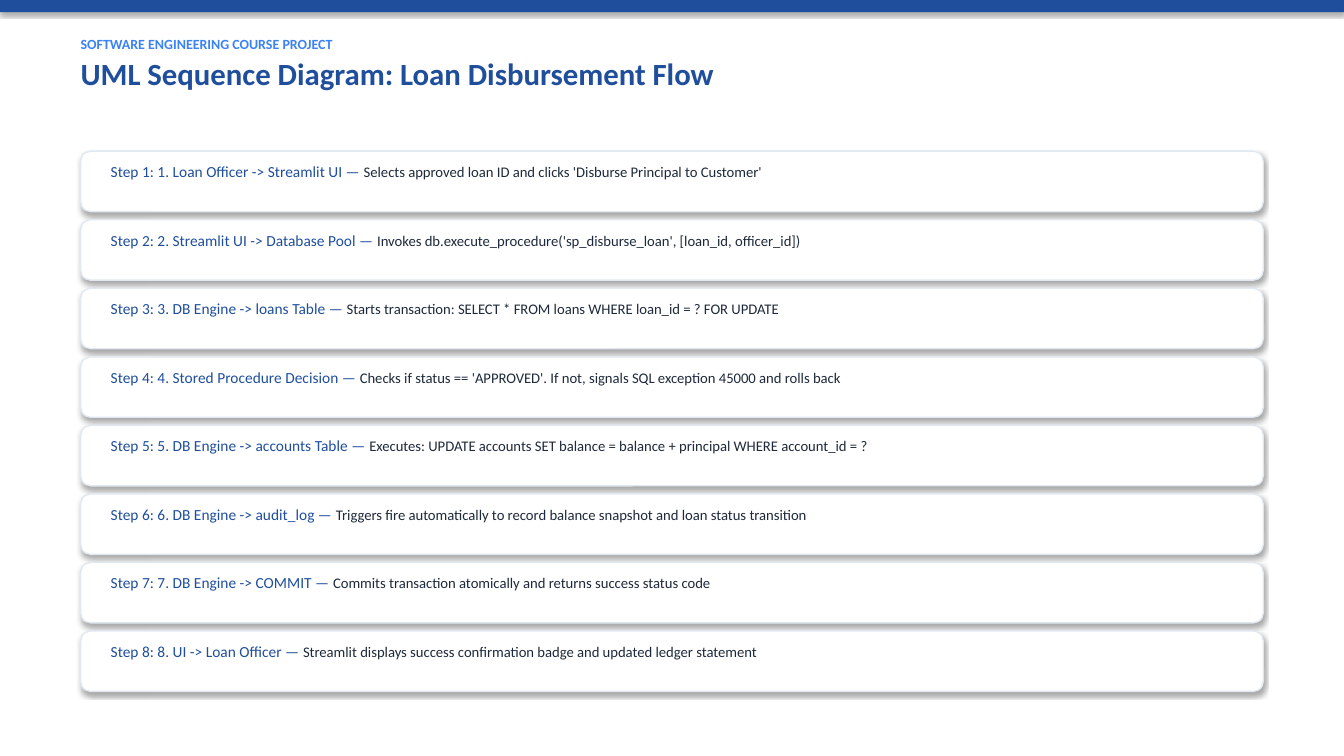
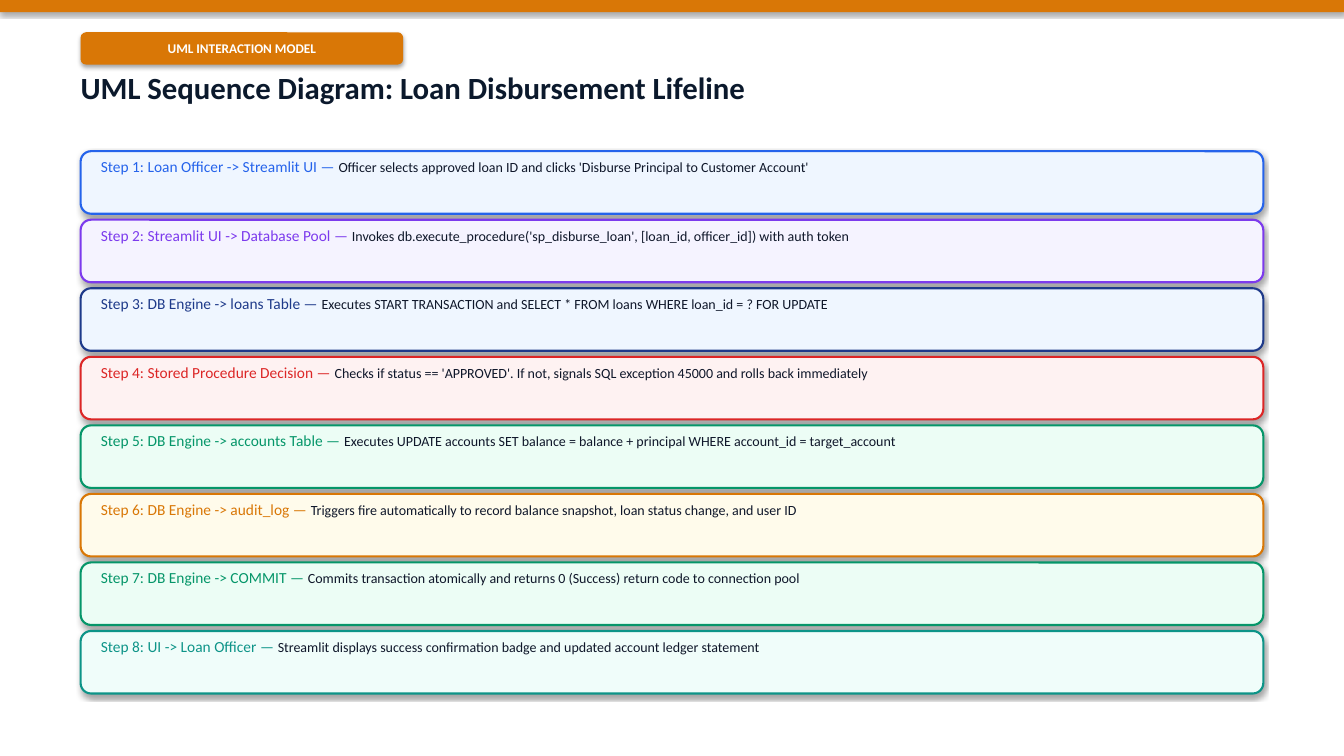
Before and after one commit to shreyasghatekar1-prog/Database-Management-System-Course-Project, a slide deck: slide 20 of Bank_Management_System_Software_Engineering_Presentation.pptx. Drawn at 1344x756 pixels with LibreOffice and Linux fonts; fonts in the diff are those of the drawing. Boxes give left, top, right and bottom in pixels: in the first picture for what was removed or moved away, otherwise in the second. Text is boxed around its words. In the diff, an @@ line names an element or a change of style, - is before the commit and + after.

```diff
--- a/Bank_Management_System_Software_Engineering_Presentation.pptx
+++ b/Bank_Management_System_Software_Engineering_Presentation.pptx
@@ rectangle at bbox=[0, 0, 1344, 12]: fill #1F4E9C to #D97706 @@
@@ rounded rectangle added at bbox=[81, 32, 403, 65], fill #D97706, 9.5 pt, text #FFFFFF, bold @@
+UML INTERACTION MODEL
@@ text at bbox=[81, 77, 745, 105]: text changed; text colour #1F4E9C to #0B192C @@
-SOFTWARE ENGINEERING COURSE PROJECT
-UML Sequence Diagram: Loan Disbursement Flow
+UML Sequence Diagram: Loan Disbursement Lifeline
@@ rounded rectangle at bbox=[81, 151, 1263, 214]: fill #FFFFFF to #EFF6FF; outline #E2E8F0 1 pt to #2563EB 1.5 pt @@
@@ text at bbox=[101, 161, 808, 175]: text changed; size 10.5 to 10 pt; text colour #1E293B to #0F172A @@
-Step 1: 1. Loan Officer -> Streamlit UI — Selects approved loan ID and clicks 'Disburse Principal to Customer'
+Step 1: Loan Officer -> Streamlit UI — Officer selects approved loan ID and clicks 'Disburse Principal to Customer Account'
@@ rounded rectangle at bbox=[81, 220, 1263, 282]: fill #FFFFFF to #F5F3FF; outline #E2E8F0 1 pt to #7C3AED 1.5 pt @@
@@ text at bbox=[101, 230, 849, 244]: text changed; size 10.5 to 10 pt; text colour #1E293B to #0F172A @@
-Step 2: 2. Streamlit UI -> Database Pool — Invokes db.execute_procedure('sp_disburse_loan', [loan_id, officer_id])
+Step 2: Streamlit UI -> Database Pool — Invokes db.execute_procedure('sp_disburse_loan', [loan_id, officer_id]) with auth token
@@ rounded rectangle at bbox=[81, 288, 1263, 351]: fill #FFFFFF to #EFF6FF; outline #E2E8F0 1 pt to #1E3A8A 1.5 pt @@
@@ text at bbox=[101, 298, 827, 312]: text changed; size 10.5 to 10 pt; text colour #1E293B to #0F172A @@
-Step 3: 3. DB Engine -> loans Table — Starts transaction: SELECT * FROM loans WHERE loan_id = ? FOR UPDATE
+Step 3: DB Engine -> loans Table — Executes START TRANSACTION and SELECT * FROM loans WHERE loan_id = ? FOR UPDATE
@@ rounded rectangle at bbox=[81, 357, 1263, 419]: fill #FFFFFF to #FEF2F2; outline #E2E8F0 1 pt to #DC2626 1.5 pt @@
@@ text at bbox=[101, 367, 868, 381]: text changed; size 10.5 to 10 pt; text colour #1E293B to #0F172A @@
-Step 4: 4. Stored Procedure Decision — Checks if status == 'APPROVED'. If not, signals SQL exception 45000 and rolls back
+Step 4: Stored Procedure Decision — Checks if status == 'APPROVED'. If not, signals SQL exception 45000 and rolls back immediately
@@ rounded rectangle at bbox=[81, 425, 1263, 488]: fill #FFFFFF to #ECFDF5; outline #E2E8F0 1 pt to #059669 1.5 pt @@
@@ text at bbox=[101, 435, 896, 449]: text changed; size 10.5 to 10 pt; text colour #1E293B to #0F172A @@
-Step 5: 5. DB Engine -> accounts Table — Executes: UPDATE accounts SET balance = balance + principal WHERE account_id = ?
+Step 5: DB Engine -> accounts Table — Executes UPDATE accounts SET balance = balance + principal WHERE account_id = target_account
@@ rounded rectangle at bbox=[81, 494, 1263, 557]: fill #FFFFFF to #FFFBEB; outline #E2E8F0 1 pt to #D97706 1.5 pt @@
@@ text at bbox=[101, 504, 796, 518]: text changed; size 10.5 to 10 pt; text colour #1E293B to #0F172A @@
-Step 6: 6. DB Engine -> audit_log — Triggers fire automatically to record balance snapshot and loan status transition
+Step 6: DB Engine -> audit_log — Triggers fire automatically to record balance snapshot, loan status change, and user ID
@@ rounded rectangle at bbox=[81, 563, 1263, 625]: fill #FFFFFF to #ECFDF5; outline #E2E8F0 1 pt to #059669 1.5 pt @@
@@ text at bbox=[101, 572, 799, 586]: text changed; size 10.5 to 10 pt; text colour #1E293B to #0F172A @@
-Step 7: 7. DB Engine -> COMMIT — Commits transaction atomically and returns success status code
+Step 7: DB Engine -> COMMIT — Commits transaction atomically and returns 0 (Success) return code to connection pool
@@ rounded rectangle at bbox=[81, 631, 1263, 694]: fill #FFFFFF to #F0FDFA; outline #E2E8F0 1 pt to #0D9488 1.5 pt @@
@@ text at bbox=[101, 641, 760, 655]: text changed; size 10.5 to 10 pt; text colour #1E293B to #0F172A @@
-Step 8: 8. UI -> Loan Officer — Streamlit displays success confirmation badge and updated ledger statement
+Step 8: UI -> Loan Officer — Streamlit displays success confirmation badge and updated account ledger statement
```
Also in this commit, not shown: 26 other slides changed, 2 slides added, 2 slides removed, 1 other file.
